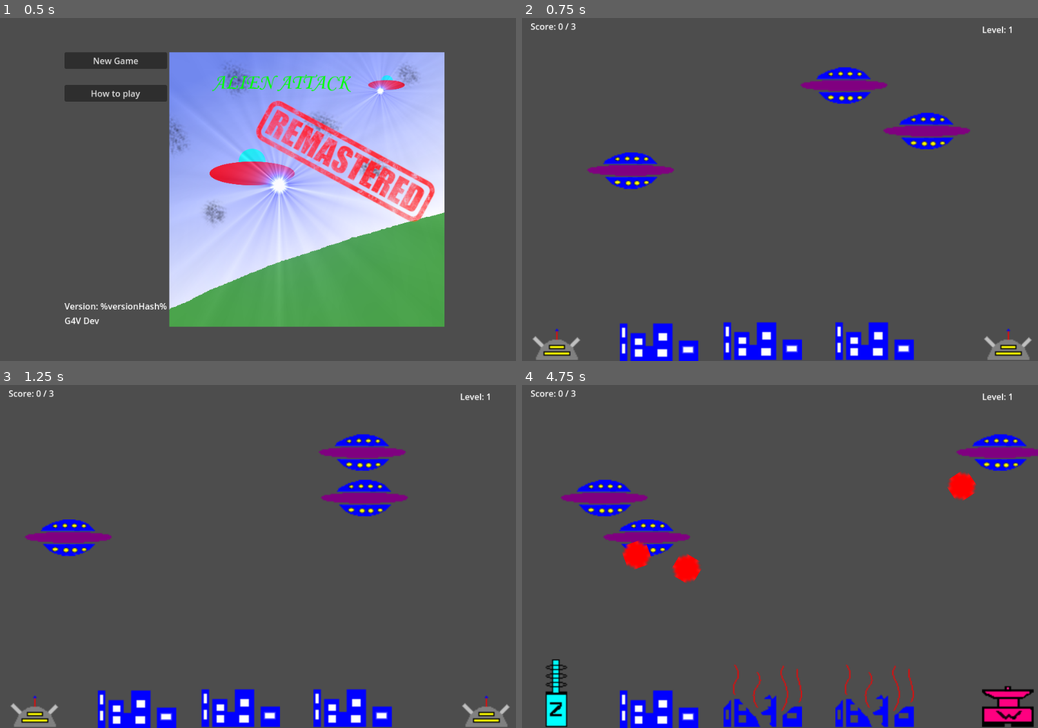
Above: before the commit, frames 1-4 (two rows, left to right).
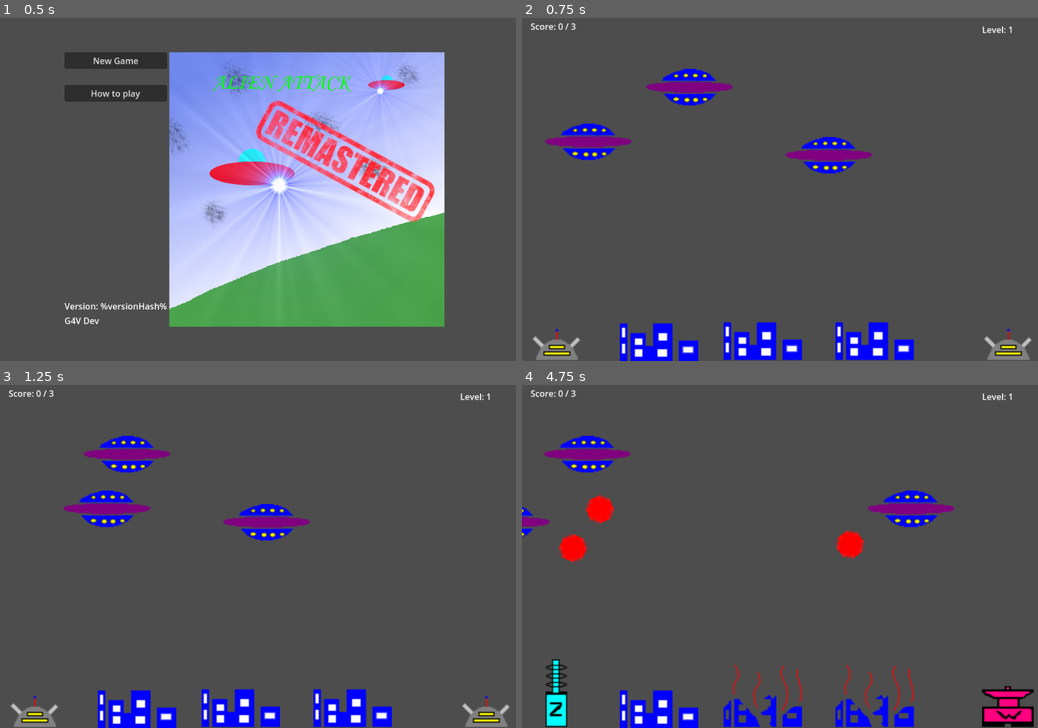
Above: after the commit, the same moments.

Repository: halkeye/AlienAttackGodot
Game: Godot game, scene res://scenes/main_menu.tscn
The game is run twice, just before and just after one commit, with the same random seed, the same clock (stepped at 60 frames per second) and the same inputs.
Inputs (mouse positions are in pixels of both pictures, inside the frame that each line leads up to):
- Up to frame 1 (0.5 s): no input
- Up to frame 2 (0.75 s): click "New Game" at 0.5 s
- Up to frame 3 (1.25 s): no input
- Up to frame 4 (4.75 s): click (558, 693) at 1.25 s; click (1007, 693) at 2 s; click (558, 693) at 2.75 s; click (1007, 693) at 3.5 s; click (558, 693) at 4.25 s

Frame 1 is identical in both runs. In frame 2, 6.0% of the frame differs, in the area x 4-87%, y 14-50%; in frame 3, 6.0%; in frame 4, 6.8%, in the area x 0-100%, y 14-58%.

Commit message:
Defeat screen
Add in reusable health component, and move ufos and cities to use it.

Diff:
--- a/project.godot
+++ b/project.godot
@@ -40,7 +40,6 @@
 , Object(InputEventKey,"resource_local_to_scene":false,"resource_name":"","device":-1,"window_id":0,"alt_pressed":false,"shift_pressed":false,"ctrl_pressed":false,"meta_pressed":false,"pressed":false,"keycode":0,"physical_keycode":87,"key_label":0,"unicode":119,"echo":false,"script":null)
 , Object(InputEventKey,"resource_local_to_scene":false,"resource_name":"","device":-1,"window_id":0,"alt_pressed":false,"shift_pressed":false,"ctrl_pressed":false,"meta_pressed":false,"pressed":false,"keycode":0,"physical_keycode":83,"key_label":0,"unicode":115,"echo":false,"script":null)
 , Object(InputEventKey,"resource_local_to_scene":false,"resource_name":"","device":-1,"window_id":0,"alt_pressed":false,"shift_pressed":false,"ctrl_pressed":false,"meta_pressed":false,"pressed":false,"keycode":0,"physical_keycode":65,"key_label":0,"unicode":97,"echo":false,"script":null)
-, Object(InputEventKey,"resource_local_to_scene":false,"resource_name":"","device":-1,"window_id":0,"alt_pressed":false,"shift_pressed":false,"ctrl_pressed":false,"meta_pressed":false,"pressed":false,"keycode":0,"physical_keycode":68,"key_label":0,"unicode":100,"echo":false,"script":null)
 ]
 }
 fire={
--- a/scenes/city.tscn
+++ b/scenes/city.tscn
@@ -1,7 +1,8 @@
-[gd_scene load_steps=4 format=3 uid="uid://diqwmmt6lahvb"]
+[gd_scene load_steps=5 format=3 uid="uid://diqwmmt6lahvb"]
 
 [ext_resource type="Script" path="res://scripts/city.gd" id="1_2h8wi"]
 [ext_resource type="Texture2D" uid="uid://5rr4fhfeon6k" path="res://sprites/city/City.png" id="2_rgoir"]
+[ext_resource type="PackedScene" uid="uid://bomdoabrv0eno" path="res://scenes/components/health_component.tscn" id="3_7dtcg"]
 
 [sub_resource type="RectangleShape2D" id="RectangleShape2D_vw8vn"]
 size = Vector2(74, 42)
@@ -18,3 +19,7 @@
 [node name="CollisionShape2D" type="CollisionShape2D" parent="."]
 position = Vector2(35, 35)
 shape = SubResource("RectangleShape2D_vw8vn")
+
+[node name="HealthComponent" parent="." instance=ExtResource("3_7dtcg")]
+
+[connection signal="health_depleted" from="HealthComponent" to="." method="_on_health_component_health_depleted"]
--- /dev/null
+++ b/scenes/components/health_component.tscn
@@ -0,0 +1,6 @@
+[gd_scene load_steps=2 format=3 uid="uid://bomdoabrv0eno"]
+
+[ext_resource type="Script" path="res://scripts/components/health_component.gd" id="1_87me4"]
+
+[node name="HealthComponent" type="Node"]
+script = ExtResource("1_87me4")
--- a/scenes/main.tscn
+++ b/scenes/main.tscn
@@ -5,7 +5,7 @@
 [ext_resource type="PackedScene" uid="uid://cewvp34yjb0ko" path="res://scenes/components/label_value.tscn" id="3_4g6ch"]
 [ext_resource type="PackedScene" uid="uid://bqlch05ol3ig3" path="res://scenes/weapon.tscn" id="4_edgso"]
 
-[node name="Node2D" type="Node2D"]
+[node name="MainGame" type="Node2D"]
 script = ExtResource("1_ygm3h")
 
 [node name="Level" parent="." instance=ExtResource("3_4g6ch")]
--- /dev/null
+++ b/scenes/round_defeat.tscn
@@ -0,0 +1,19 @@
+[gd_scene load_steps=2 format=3 uid="uid://d388jsdulny51"]
+
+[ext_resource type="Texture2D" uid="uid://c6grofh2qvfjv" path="res://artwork/splash/RoundDefeat.png" id="1_7hp67"]
+
+[node name="RoundDefeat" type="Node2D"]
+
+[node name="BoxContainer" type="BoxContainer" parent="."]
+anchors_preset = 15
+anchor_right = 1.0
+anchor_bottom = 1.0
+grow_horizontal = 2
+grow_vertical = 2
+alignment = 1
+vertical = true
+
+[node name="RoundSuccess" type="Sprite2D" parent="BoxContainer"]
+position = Vector2(478, 320.5)
+scale = Vector2(1.912, 1.278)
+texture = ExtResource("1_7hp67")
--- a/scenes/ufo.tscn
+++ b/scenes/ufo.tscn
@@ -1,10 +1,11 @@
-[gd_scene load_steps=7 format=3 uid="uid://dc24bqyqq7dn4"]
+[gd_scene load_steps=8 format=3 uid="uid://dc24bqyqq7dn4"]
 
 [ext_resource type="Script" path="res://scripts/ufo.gd" id="1_aav8l"]
 [ext_resource type="Texture2D" uid="uid://c6ucnqhk06606" path="res://sprites/ufo/ufo.png" id="2_adu61"]
 [ext_resource type="Texture2D" uid="uid://bhh6wls5np1ja" path="res://sprites/ufo/burn.png" id="3_u4t8o"]
 [ext_resource type="Texture2D" uid="uid://dutnfcox0gryp" path="res://sprites/ufo/exploded.png" id="4_a3rep"]
 [ext_resource type="Texture2D" uid="uid://bwh7ovltugoyo" path="res://sprites/ufo/zapped.png" id="5_2u2yt"]
+[ext_resource type="PackedScene" uid="uid://bomdoabrv0eno" path="res://scenes/components/health_component.tscn" id="6_ldj7d"]
 
 [sub_resource type="CapsuleShape2D" id="CapsuleShape2D_12iq2"]
 radius = 17.0
@@ -44,6 +45,9 @@
 wait_time = 2.0
 autostart = true
 
+[node name="HealthComponent" parent="." instance=ExtResource("6_ldj7d")]
+
 [connection signal="area_entered" from="." to="." method="_on_area_entered"]
 [connection signal="screen_exited" from="VisibleOnScreenNotifier2D" to="." method="_on_visible_on_screen_notifier_2d_screen_exited"]
 [connection signal="timeout" from="UFOFireTimer" to="." method="_on_ufo_fire_timer_timeout"]
+[connection signal="health_depleted" from="HealthComponent" to="." method="_on_health_component_health_depleted"]
--- a/scripts/bullet.gd
+++ b/scripts/bullet.gd
@@ -25,15 +25,8 @@
 
 func _on_area_entered(area):
 	var hit_something = false
-	if area is UFO:
-		var ufo: UFO = area
-		if !ufo.is_dead():
-			hit_something = true
-			ufo.damage(damage)
-	if area is City:
-		var city: City = area
-		hit_something = true
-		city.damage(damage)
+	if area.has_method("damage"):
+		hit_something = area.damage(damage)
 
 	if hit_something:
 		queue_free()
--- a/scripts/city.gd
+++ b/scripts/city.gd
@@ -1,29 +1,26 @@
 extends Area2D
 class_name City
-
-@export_group("Health")
-@export var health: int = 1 : set=set_health
-@export var max_health:int = 1
 
 @export_group("Images")
 @export var full_health_image = preload("res://sprites/city/City.png")
 @export var dead_image = preload("res://sprites/city/CityDie.png")
 
+signal health_depleted(city: City)
+
 # Called when the node enters the scene tree for the first time.
 func _ready():
-	health = max_health
 	$Sprite.set_texture(full_health_image)
 
-func set_health(value : int) -> void:
-	health = value
-	if (health <= 0):
-		$Sprite.set_texture(dead_image)
-		health = 0
-	else:
-		$Sprite.set_texture(full_health_image)
-
-func damage(amount: int = 1):
-	health -= amount
+func damage(amount: int = 1) -> bool:
+	$HealthComponent.damage(amount)
+	return true
 
 func _process(_delta):
 	pass
+
+func _on_health_component_health_depleted():
+	$Sprite.set_texture(dead_image)
+	health_depleted.emit(self)
+
+func is_dead() -> bool:
+	return $HealthComponent.is_dead()
--- /dev/null
+++ b/scripts/components/health_component.gd
@@ -0,0 +1,28 @@
+extends Node
+class_name HealthComponent
+
+signal health_depleted
+
+@export_group("Health")
+var health: int = 1 : set=set_health
+@export var max_health:int = 1
+
+func _ready():
+	health = max_health
+
+func set_health(value : int) -> void:
+	health = value
+	if is_dead():
+		# Now its dead, let everyone know
+		health_depleted.emit()
+
+func damage(amount: int = 1) -> bool:
+	if is_dead():
+		# dead things can't take damage
+		return false
+
+	health -= amount
+	return true
+
+func is_dead():
+	return health <= 0
--- a/scripts/main.gd
+++ b/scripts/main.gd
@@ -2,6 +2,7 @@
 class_name MainScene
 
 var RoundSuccessScene = preload("res://scenes/round_success.tscn")
+var RoundDefeatScene = preload("res://scenes/round_defeat.tscn")
 
 @onready var screensize = get_viewport_rect().size
 @onready var scoreLabel = $Score
@@ -32,6 +33,9 @@
 	for ufo in get_tree().get_nodes_in_group("ufos"):
 		ufo.health_depleted.connect(_on_ufo_health_depleted)
 
+	for city in get_tree().get_nodes_in_group("cities"):
+		city.health_depleted.connect(_on_city_health_depleted)
+
 	Global.delta_score.connect(_on_score_change)
 
 func _process(_delta):
@@ -53,6 +57,14 @@
 func _on_ufo_health_depleted(_ufo: UFO):
 	Global.score += 1
 
+func _on_city_health_depleted(_city: City):
+	var cities_alive = false
+	for city in get_tree().get_nodes_in_group("cities"):
+		if !city.is_dead():
+			cities_alive = true
+	if !cities_alive:
+		get_tree().change_scene_to_packed(RoundDefeatScene)
+
 func _on_score_change(change_amount: int):
 	level_score += change_amount
 
--- a/scripts/ufo.gd
+++ b/scripts/ufo.gd
@@ -1,9 +1,5 @@
 extends Area2D
 class_name UFO
-
-@export_group("Health")
-@export var health: int = 1 : set=set_health
-@export var max_health:int = 1
 
 @onready var screensize = get_viewport_rect().size
 
@@ -19,7 +15,6 @@
 
 # Called when the node enters the scene tree for the first time.
 func _ready():
-	health = max_health
 	show_sprite($Ufo)
 	if randi_range(0, 1) == 0:
 		speed = -1 * speed
@@ -37,20 +32,14 @@
 	position.x += delta * speed
 	pass
 
-func set_health(value : int) -> void:
-	health = value
-	if (is_dead()):
-		show_sprite($Exploded)
+func damage(amount: int = 1) -> bool:
+	return $HealthComponent.damage(amount)
 
-func damage(amount: int = 1):
-	# if no health yet, cant take damage
-	if health > 0:
-		health -= amount
-		if is_dead():
-			health_depleted.emit(self)
+func is_dead() -> bool:
+	return $HealthComponent.is_dead()
 
 func fire(bullet_scene: PackedScene, pos: Vector2):
-	if is_dead():
+	if $HealthComponent.is_dead():
 		return
 
 	var bullet = bullet_scene.instantiate() as Bullet
@@ -60,13 +49,10 @@
 	get_tree().root.add_child(bullet)
 	return bullet
 
-func is_dead():
-	return health <= 0
-
 func reverse():
 	speed = -1 * speed
 	velocity = Vector2(speed, 0)
-	if is_dead():
+	if $HealthComponent.is_dead():
 		queue_free()
 
 func set_on_fire():
@@ -91,10 +77,14 @@
 	sprite.show()
 
 func _on_ufo_fire_timer_timeout():
-	if is_dead():
+	if $HealthComponent.is_dead():
 		return
 
 	if is_on_fire():
 		return
 
 	fire(bullet_scene, Vector2(randf_range(0, screensize.x), screensize.y))
+
+func _on_health_component_health_depleted():
+	show_sprite($Exploded)
+	health_depleted.emit(self)
